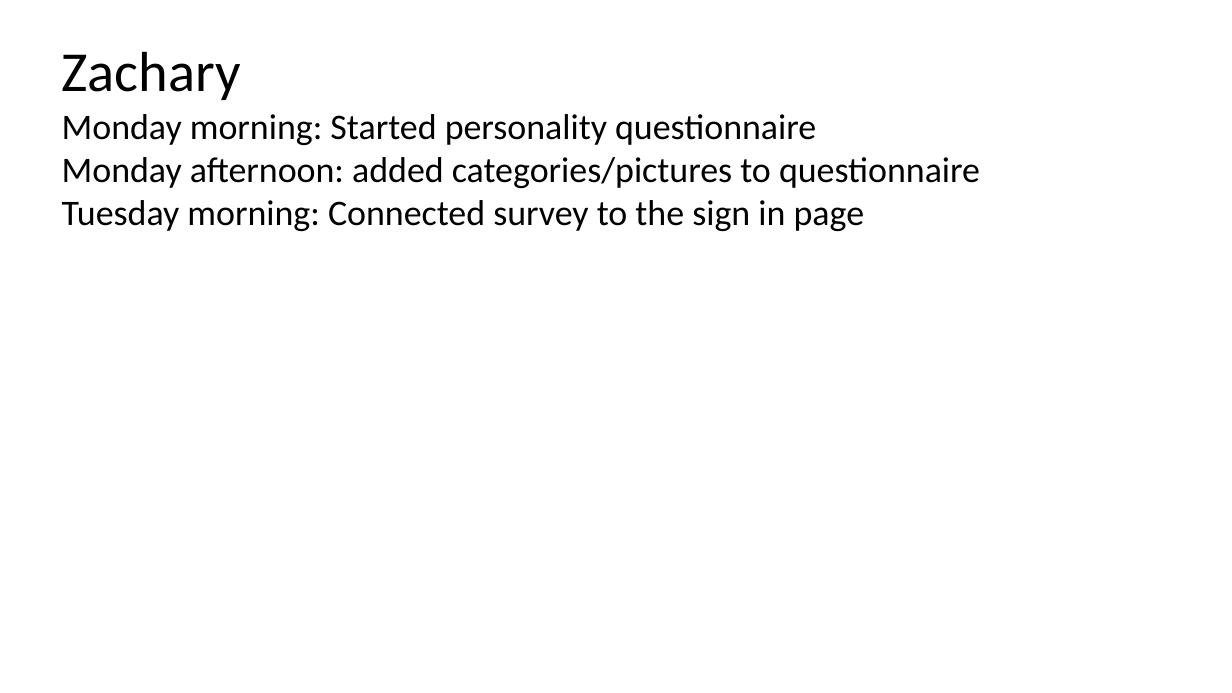
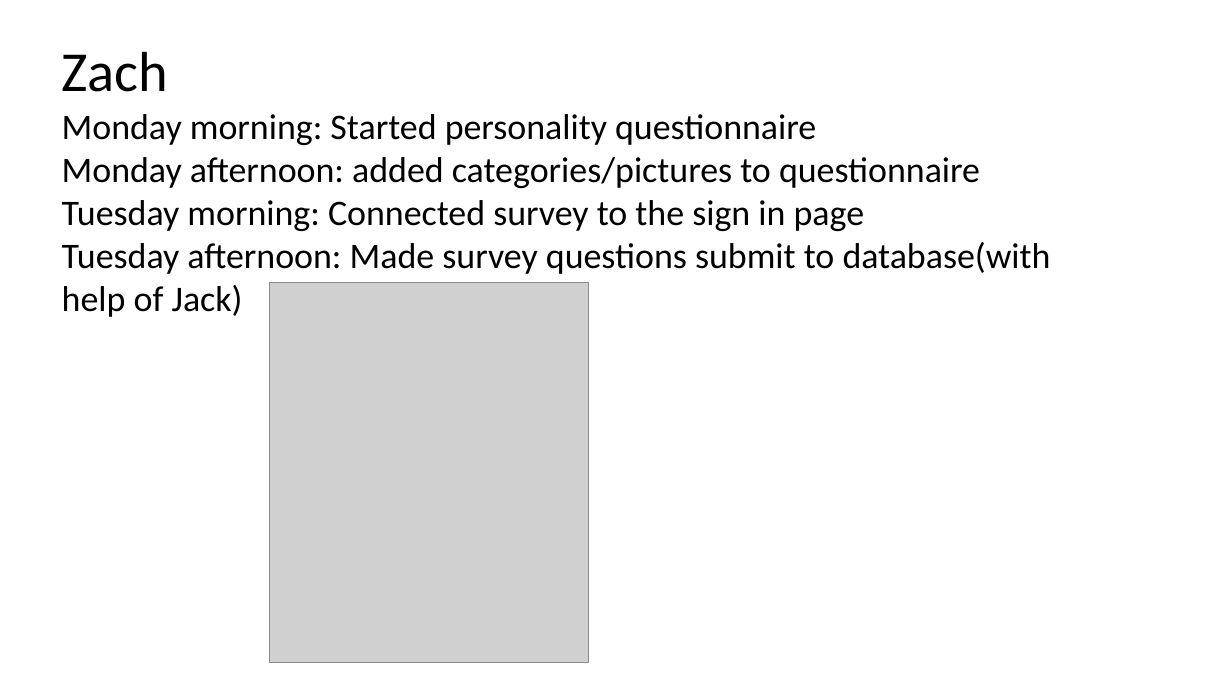
Before and after one commit to solomonsz/CSSI2019-Team2-CougarMingle, a slide deck: slide 3 of Project Progress/CougarMingle.pptx. Drawn at 1232x693 pixels with LibreOffice and Linux fonts; fonts in the diff are those of the drawing; grey boxes stand for pictures. Boxes give left, top, right and bottom in pixels: in the first picture for what was removed or moved away, otherwise in the second. Text is boxed around its words. In the diff, an @@ line names an element or a change of style, - is before the commit and + after.

Commit message:
ppt

```diff
--- a/Project Progress/CougarMingle.pptx
+++ b/Project Progress/CougarMingle.pptx
@@ text at (62, 51, 169, 92): text changed @@
-Zachary
+Zach
@@ text at (62, 242, 1051, 317): paragraph added @@
+Tuesday afternoon: Made survey questions submit to database(with help of Jack)
@@ picture added at (270, 282, 589, 662) @@
```
Also in this commit, not shown: 2 other slides changed, 3 other files.
